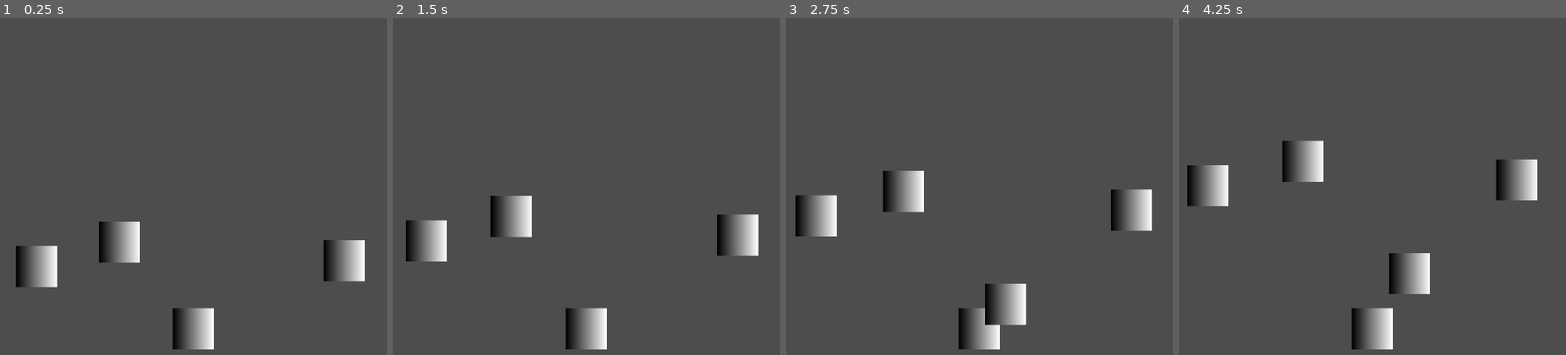
Above: before the commit, frames 1-4 (left to right).
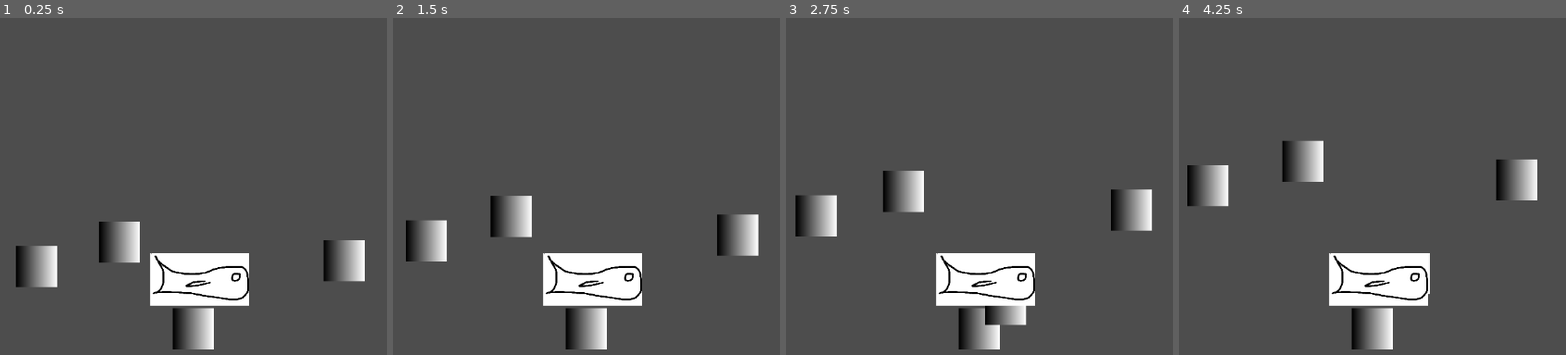
Above: after the commit, the same moments.

Repository: The-breakbar/Blub-Blub-Pop
Game: Godot game, scene res://scenes/main.tscn
Two runs of this game, one before a commit and one after it. Both use one fixed random seed, a clock stepped at 60 frames per second and the inputs below.
Inputs:
- Up to frame 1 (0.25 s): no input
- Up to frame 2 (1.5 s): no input
- Up to frame 3 (2.75 s): no input
- Up to frame 4 (4.25 s): no input

The runs differ from the first frame. In frame 1, 3.9% of the frame differs, in the area x 38-65%, y 69-86%; in frame 2, 3.9%; in frame 3, 3.9%; in frame 4, 3.9%.

Commit message:
Added swordfish and sample sprite

Diff:
--- a/scenes/bubble.tscn
+++ b/scenes/bubble.tscn
@@ -10,8 +10,10 @@
 [sub_resource type="CircleShape2D" id="CircleShape2D_ycnm3"]
 radius = 32.0624
 
+[sub_resource type="RectangleShape2D" id="RectangleShape2D_p8aix"]
+size = Vector2(67, 66)
+
 [node name="bubble" type="RigidBody2D"]
-collision_mask = 0
 input_pickable = true
 gravity_scale = -0.2
 lock_rotation = true
@@ -38,6 +40,11 @@
 offset_right = 28.0
 offset_bottom = -4.0
 mouse_default_cursor_shape = 2
+metadata/_edit_use_anchors_ = true
+
+[node name="CollisionShape2D2" type="CollisionShape2D" parent="."]
+position = Vector2(0.5, -31)
+shape = SubResource("RectangleShape2D_p8aix")
 
 [connection signal="input_event" from="." to="." method="_on_input_event"]
 [connection signal="pressed" from="Button" to="." method="_on_button_pressed"]
--- a/scenes/main.tscn
+++ b/scenes/main.tscn
@@ -1,7 +1,8 @@
-[gd_scene load_steps=3 format=3 uid="uid://bbhc2k7e5tt25"]
+[gd_scene load_steps=4 format=3 uid="uid://bbhc2k7e5tt25"]
 
 [ext_resource type="PackedScene" uid="uid://bp58lhmflaeps" path="res://scenes/bubble.tscn" id="1_6874e"]
 [ext_resource type="PackedScene" uid="uid://348v1ud6tw8v" path="res://scenes/bubble_spawner.tscn" id="2_0oukj"]
+[ext_resource type="PackedScene" uid="uid://dt0qnir5g3ft3" path="res://scenes/swordfish.tscn" id="3_ntar4"]
 
 [node name="main" type="Node"]
 
@@ -21,4 +22,7 @@
 spawn_time = 2.456
 x_offset = 81.531
 
+[node name="Swordfish" parent="game" instance=ExtResource("3_ntar4")]
+position = Vector2(520, 520)
+
 [node name="audio" type="Node" parent="."]
--- /dev/null
+++ b/scenes/swordfish.tscn
@@ -0,0 +1,31 @@
+[gd_scene load_steps=5 format=3 uid="uid://dt0qnir5g3ft3"]
+
+[ext_resource type="Texture2D" uid="uid://cxykb0bknylcx" path="res://sprites/Fish.png" id="1_2qbnn"]
+[ext_resource type="Script" path="res://scripts/swordfish.gd" id="1_viysn"]
+
+[sub_resource type="RectangleShape2D" id="RectangleShape2D_krxvx"]
+size = Vector2(154, 82)
+
+[sub_resource type="SpriteFrames" id="SpriteFrames_5mkmf"]
+animations = [{
+"frames": [{
+"duration": 1.0,
+"texture": ExtResource("1_2qbnn")
+}],
+"loop": true,
+"name": &"default",
+"speed": 5.0
+}]
+
+[node name="Swordfish" type="Area2D"]
+script = ExtResource("1_viysn")
+
+[node name="CollisionShape2D" type="CollisionShape2D" parent="."]
+shape = SubResource("RectangleShape2D_krxvx")
+debug_color = Color(0.85098, 0.207843, 1, 1)
+
+[node name="AnimatedSprite2D" type="AnimatedSprite2D" parent="CollisionShape2D"]
+scale = Vector2(0.2, 0.2)
+sprite_frames = SubResource("SpriteFrames_5mkmf")
+
+[connection signal="body_entered" from="." to="." method="_on_body_entered"]
--- a/scripts/global.gd
+++ b/scripts/global.gd
@@ -1,3 +1,4 @@
 extends Node
 
-signal bubble_popped
+signal bubble_damaged()
+signal bubble_popped(points)
--- /dev/null
+++ b/scripts/swordfish.gd
@@ -0,0 +1,22 @@
+extends Area2D
+
+@export_range(0, 200) var max_speed: float = 50
+
+var time: float = 0
+
+# Called when the node enters the scene tree for the first time.
+func _ready() -> void:
+	monitoring = true
+	pass # Replace with function body.
+
+
+func _process(delta):
+	# position.x += delta * 100
+	pass
+
+
+func body_entered(body: Node2D) -> void:
+	print("other body:", body)
+
+func body_exited(body: Node2D) -> void:
+	print("AAAAAAAA")
Not shown: 1 places in scenes/bubble.tscn that only renumber resources
Binary file added: sprites/Fish.png
Not shown, added: sprites/Fish.png.import
